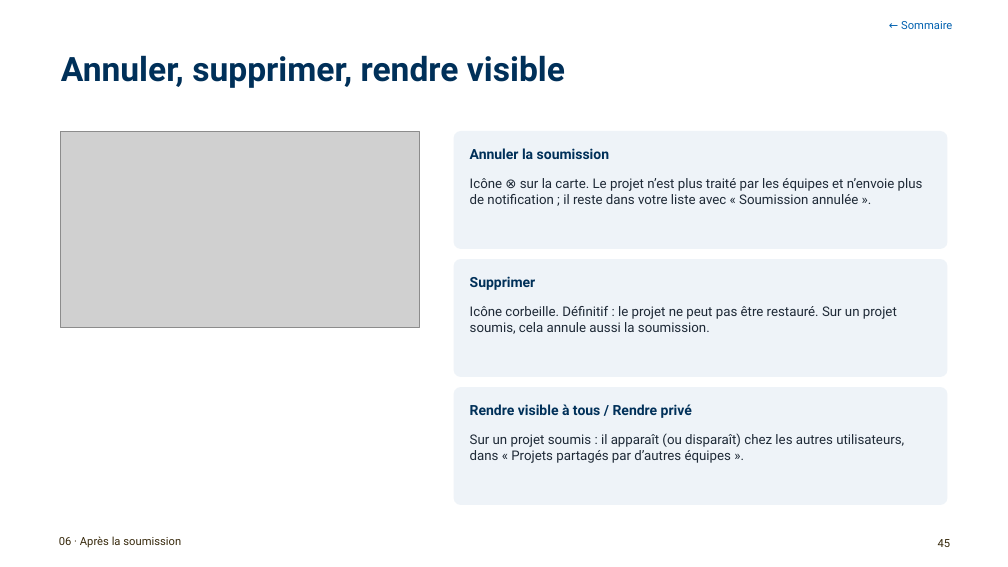
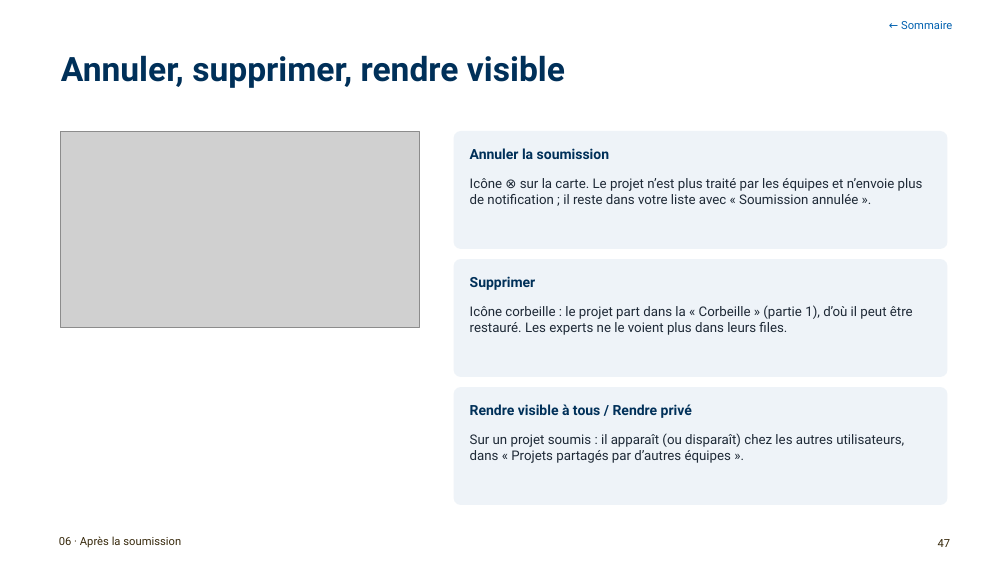
Before and after one commit to antoinelmariel-ux/ProjectNavigator, a slide deck: slide 47 of docs/Manuel_Project_Navigator_chef_de_projet.pptx (slide 45 before the commit). Drawn at 1008x567 pixels with LibreOffice and Linux fonts; fonts in the diff are those of the drawing; grey boxes stand for pictures; background and template pictures are left out. Boxes give left, top, right and bottom in pixels: in the first picture for what was removed or moved away, otherwise in the second. Text is boxed around its words. In the diff, an @@ line names an element or a change of style, - is before the commit and + after.

```diff
--- a/docs/Manuel_Project_Navigator_chef_de_projet.pptx
+++ b/docs/Manuel_Project_Navigator_chef_de_projet.pptx
@@ text at (470,305,913,335): text changed @@
-Icône corbeille. Définitif : le projet ne peut pas être restauré. Sur un projet soumis, cela annule aussi la soumission.
+Icône corbeille : le projet part dans la « Corbeille » (partie 1), d’où il peut être restauré. Les experts ne le voient plus dans leurs files.
@@ page number at (938,539,951,547): text changed @@
-45
+47
```
Also in this commit, not shown: 24 other slides changed, 3 slides added, 3 other files.
